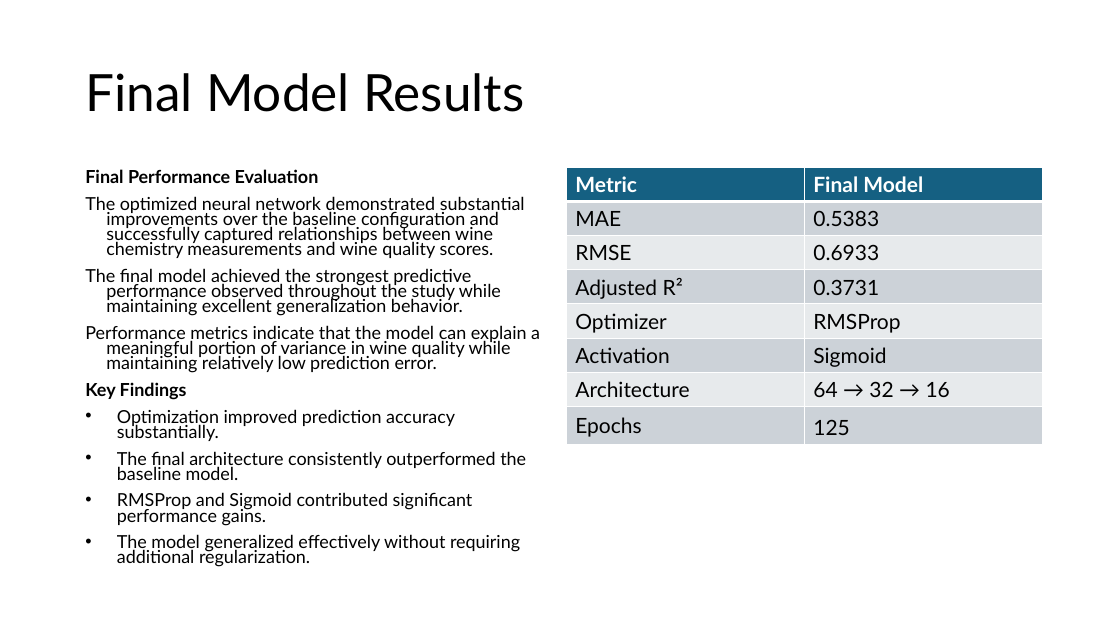
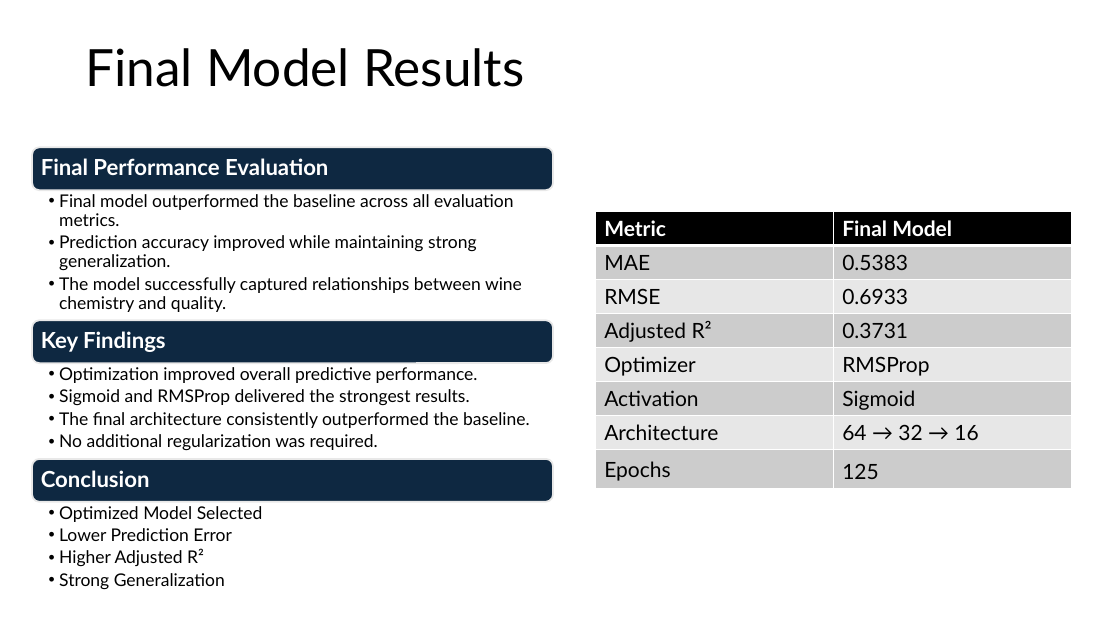
Before and after one commit to niecestroa/pro-ibm-ml-course-projects, a slide deck: slide 28 of neural-network-optimization/report/Deep Learning for Wine Quality Prediction.pptx (slide 29 before the commit). Drawn at 1120x630 pixels with LibreOffice and Linux fonts; fonts in the diff are those of the drawing. Boxes give left, top, right and bottom in pixels: in the first picture for what was removed or moved away, otherwise in the second. Text is boxed around its words. In the diff, an @@ line names an element or a change of style, - is before the commit and + after.

```diff
--- a/neural-network-optimization/report/Deep Learning for Wine Quality Prediction.pptx
+++ b/neural-network-optimization/report/Deep Learning for Wine Quality Prediction.pptx
@@ title "Final Model Results": place and size @@
-title "Final Model Results" at <box>85,73,524,112</box>
+title "Final Model Results" at <box>85,48,524,87</box>
@@ text removed at <box>85,169,540,567</box> @@
-Final Performance Evaluation
-The optimized neural network demonstrated substantial improvements over the baseline configuration and successfully captured relationships between wine chemistry measurements and wine quality scores.
-The final model achieved the strongest predictive performance observed throughout the study while maintaining excellent generalization behavior.
-Performance metrics indicate that the model can explain a meaningful portion of variance in wine quality while maintaining relatively low prediction error.
-Key Findings
-• Optimization improved prediction accuracy substantially.
-• The final architecture consistently outperformed the baseline model.
-• RMSProp and Sigmoid contributed significant performance gains.
-• The model generalized effectively without requiring additional regularization.
@@ table at <box>596,212,1071,489</box> @@
@@ fill #156082 to #000000 in row 1 @@
@@ fill #CCD2D8 to #CCCCCC in 8 cells @@
@@ fill #E8EAED to #E7E7E7 in 6 cells @@
@@ table: place and size @@
-table at <box>567,168,1043,445</box>
+table at <box>596,212,1071,489</box>
@@ group added at <box>32,147,553,590</box>: 6 texts, 3 rounded rectangles @@
+Final Performance Evaluation
+  • Final model outperformed the baseline across all evaluation metrics.
+  • Prediction accuracy improved while maintaining strong generalization.
+  • The model successfully captured relationships between wine chemistry and quality.
+Key Findings
+  • Optimization improved overall predictive performance.
+  • Sigmoid and RMSProp delivered the strongest results.
+  • The final architecture consistently outperformed the baseline.
+  • No additional regularization was required.
+Conclusion
+  • Optimized Model Selected
+  • Lower Prediction Error
+  • Higher Adjusted R²
+  • Strong Generalization
```
Also in this commit, not shown: 19 other slides changed, 5 slides added, 6 slides removed, 6 other files.
